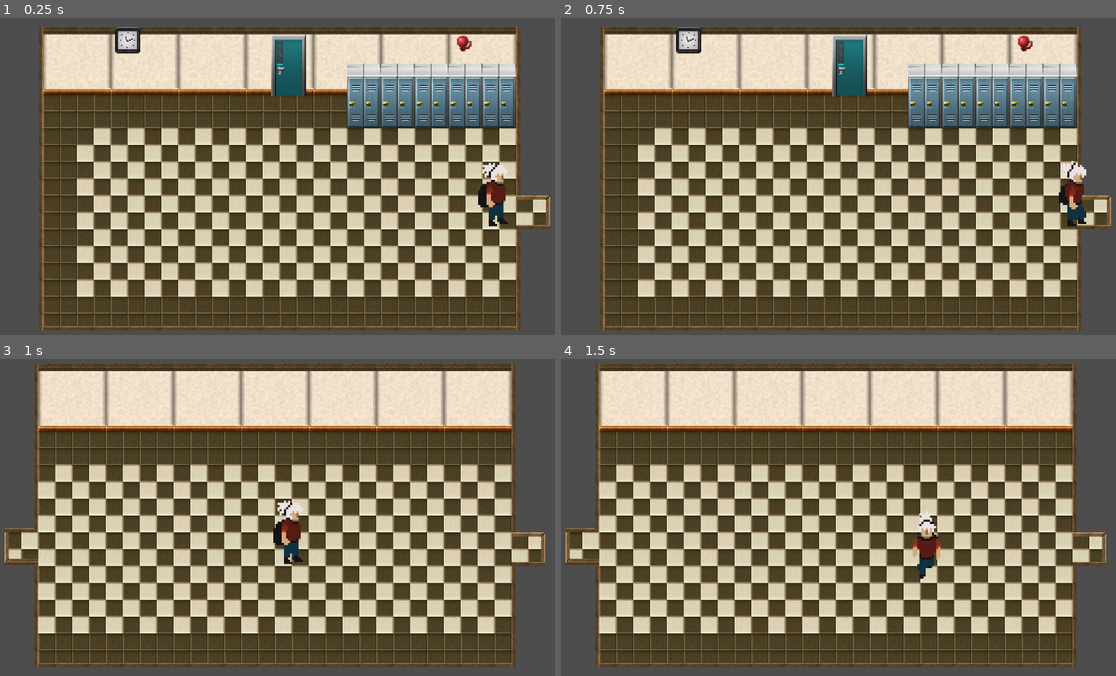
Above: before the commit, frames 1-4 (two rows, left to right).
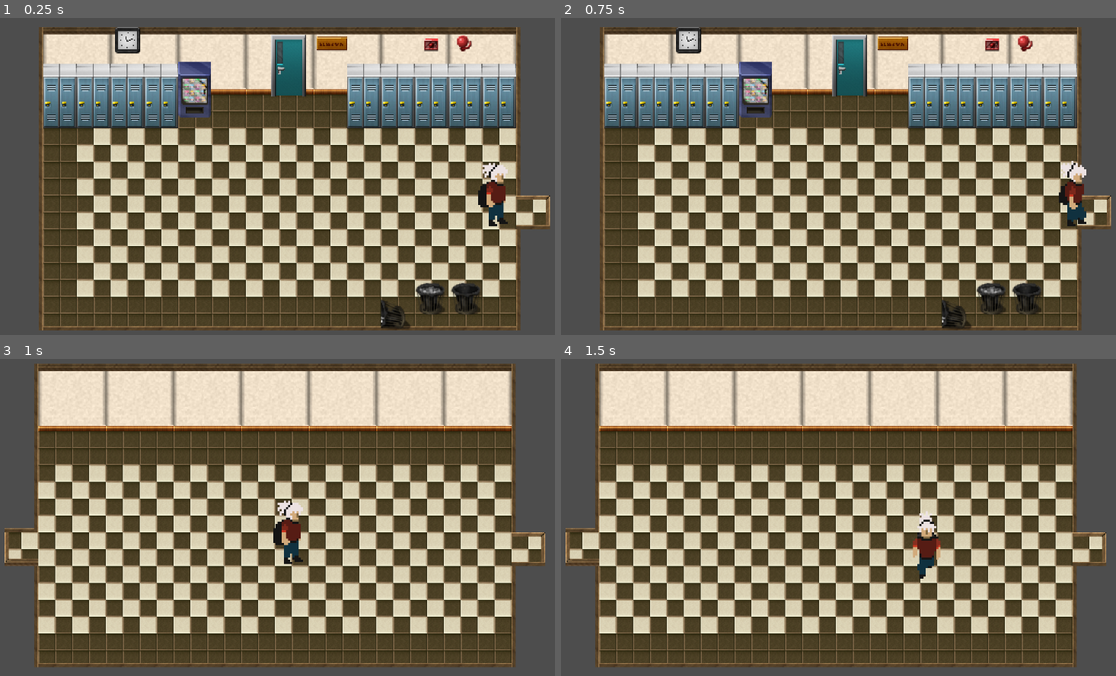
Above: after the commit, the same moments.

Repository: TOUQUI/Court-de-projet
Game: Godot game, scene res://Scene/SceneCorridorG.tscn
Same seed, same stepped clock (60 frames per second), same inputs: the game is played once before the commit and once after it. This scene is started directly instead of the project's main scene.
Inputs:
- Up to frame 1 (0.25 s): no input
- Up to frame 2 (0.75 s): tap Enter at 0.5 s; hold D (droite) from 0.53 s (still down); hold F (interaction) from 0.53 s (still down)
- Up to frame 3 (1 s): keep holding D (droite); keep holding F (interaction)
- Up to frame 4 (1.5 s): release D (droite) at 1.28 s; release F (interaction) at 1.28 s; hold S (bas) from 1.28 s (still down); tap F (interaction) at 1.35 s

The runs differ from the first frame. In frame 1, 7.0% of the frame differs, in the area x 7-87%, y 5-99%; in frame 2, 7.0%; in frame 3, nothing differs; in frame 4, nothing differs.

Commit message:
avancement corridor

Diff:
--- a/Le jeu/Scene/SceneCorridorG.tscn
+++ b/Le jeu/Scene/SceneCorridorG.tscn
@@ -13,7 +13,7 @@
 position = Vector2(570, 417)
 
 [node name="Decoration" parent="." index="3" instance=ExtResource("2_gyu4w")]
-layer_0/tile_data = PackedInt32Array(-327674, 65537, 2, -262 …(155 unchanged characters)… , 65537, 3, -327685, 1, 7, -393211, 1, 2)
+layer_0/tile_data = PackedInt32Array(-327674, 65537, 2, -262 …(155 unchanged characters)… , 65537, 3, -327685, 1, 7, -393211, 1, 2, -262151, 65537, 2, -196615, 65537, 3, -262150, 65537, 2, -196614, 65537, 3, -262149, 65537, 2, -196613, 65537, 3, -262148, 65537, 2, -196612, 65537, 3, -393215, 524289, 5, -262147, 262145, 8, -196611, 262145, 9, 131075, 589824, 15, 65540, 524288, 12, 131076, 524288, 13, 65541, 589824, 12, 131077, 589824, 13, -393212, 1, 3)
 
 [node name="Porte_bleu" parent="." index="9" instance=ExtResource("4_3wy15")]
 position = Vector2(8.5, -125)
